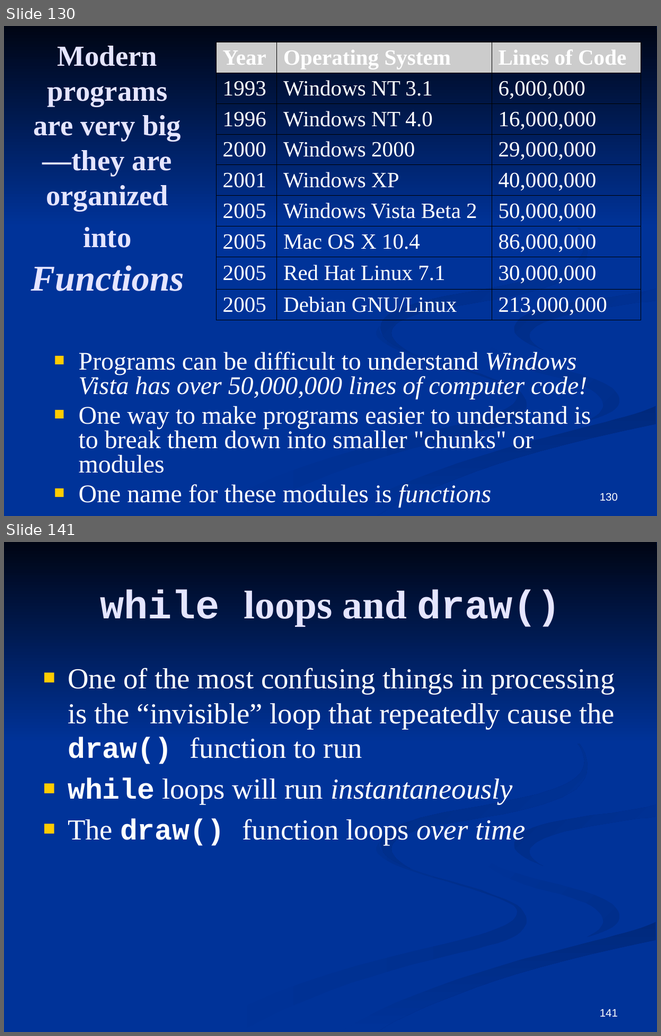
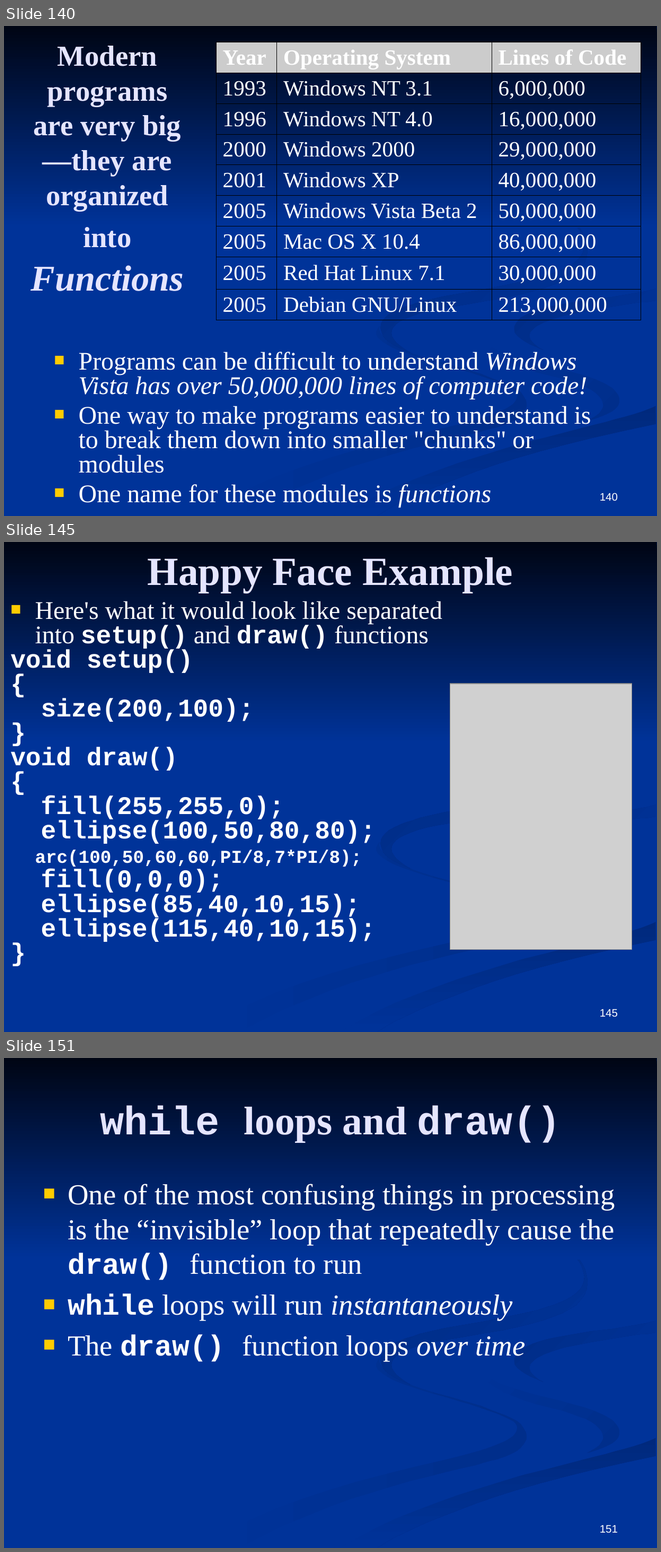
Before and after one commit to CSCamp/CSCamp.github.io, a slide deck: CSCamp.pptx. Shown one above the other, each under a label of ours: slides 130 and 141 before the commit, slides 140, 145 and 151 after it; the slides between them are not shown. The pictures are 661x1036 and 661x1552 pixels, drawn with LibreOffice and Linux fonts; fonts in the diff are those of the drawing; grey boxes stand for pictures. Boxes give left, top, right and bottom in pixels: in the first picture for what was removed or moved away, otherwise in the second. Text is boxed around its words. In the diff, an @@ line names an element or a change of style, - is before the commit and + after.

```diff
--- a/CSCamp.pptx
+++ b/CSCamp.pptx
@@ slide 145 added at [4, 542, 657, 1032], background #003399; not listed: 6 template elements that a slide beside it also shows @@
@@ title added at [148, 557, 513, 592], 44 pt, text #E5E5FF, bold @@
+Happy Face Example
@@ text added at [10, 601, 442, 942], 28 pt, text #FFFFFF, bold @@
+■ Here's what it would look like separated into setup() and draw() functions
+void setup()
+{
+size(200,100);
+}
+void draw()
+{
+fill(255,255,0);
+ellipse(100,50,80,80);
+arc(100,50,60,60,PI/8,7*PI/8);
+fill(0,0,0);
+ellipse(85,40,10,15);
+ellipse(115,40,10,15);
+}
@@ picture added at [450, 684, 632, 950] @@
@@ page number added at [600, 1009, 618, 1017], 12 pt, text #FFFFFF @@
+145
@@ what was slide 130 is now slide 140 @@
@@ page number at [600, 492, 618, 501]: text changed @@
-130
+140
@@ what was slide 141 is now slide 151 @@
@@ page number at [600, 1525, 618, 1533]: text changed @@
-141
+151
```
Also in this commit, not shown: 1 slide changed, 10 other slides added, 1 slide removed, 5 other files.
